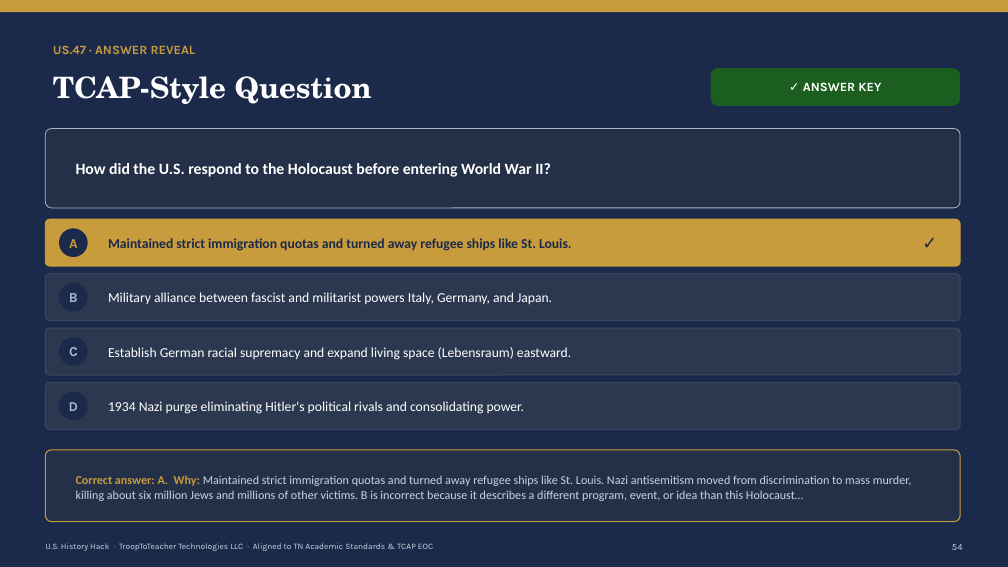
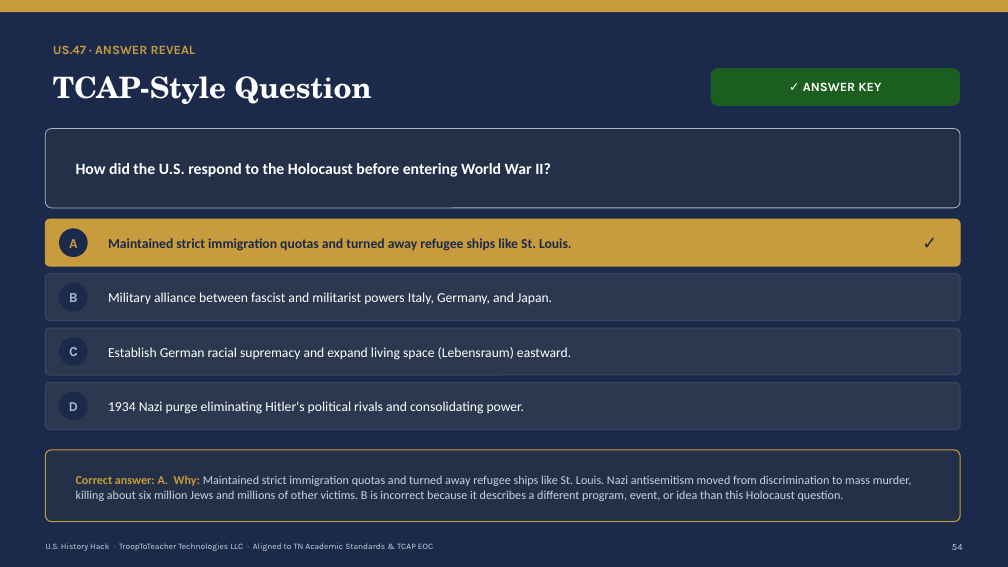
Before and after one commit to Trooptoteacher/trooptoteacher-history, a slide deck: slide 55 of 00_START_HERE/UNIT6_DECKS_BUILD/Unit6_Teacher_Deck_CourseStandard.pptx. Drawn at 1008x567 pixels with LibreOffice and Linux fonts; fonts in the diff are those of the drawing. Boxes give left, top, right and bottom in pixels: in the first picture for what was removed or moved away, otherwise in the second. Text is boxed around its words. In the diff, an @@ line names an element or a change of style, - is before the commit and + after.

```diff
--- a/00_START_HERE/UNIT6_DECKS_BUILD/Unit6_Teacher_Deck_CourseStandard.pptx
+++ b/00_START_HERE/UNIT6_DECKS_BUILD/Unit6_Teacher_Deck_CourseStandard.pptx
@@ text at <box>76,475,912,501</box>: text changed @@
-Correct answer: A. Why: Maintained strict immigration quotas and turned away refugee ships like St. Louis. Nazi antisemitism moved from discrimination to mass murder, killing about six million Jews and millions of other victims. B is incorrect because it describes a different program, event, or idea than this Holocaust…
+Correct answer: A. Why: Maintained strict immigration quotas and turned away refugee ships like St. Louis. Nazi antisemitism moved from discrimination to mass murder, killing about six million Jews and millions of other victims. B is incorrect because it describes a different program, event, or idea than this Holocaust question.
```
Also in this commit, not shown: 11 other slides changed, 7 other files.
